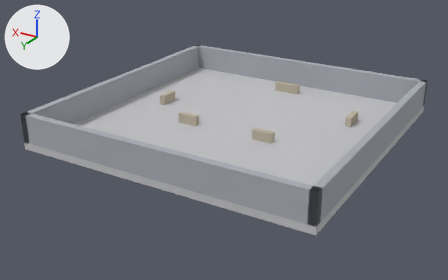
The glTF model searchlight/assets/arena.glb: old version first, new version second.
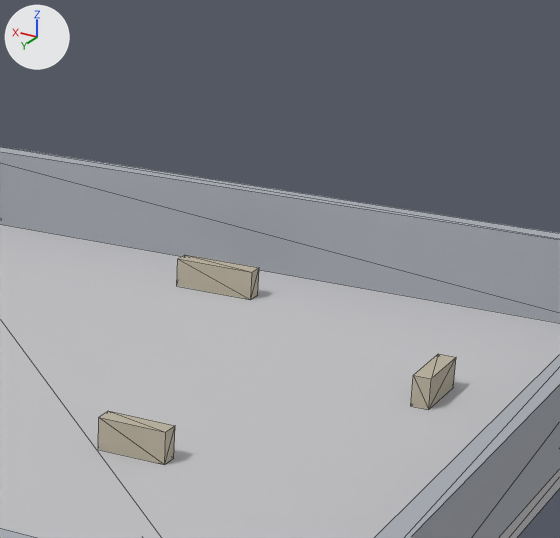
There are two pictures of each version: one whole from a 50 mm camera at (-41.0, 72.6, 33.0) aimed at (1.1, 2.4, -2.1), one close up on the part from 50% to 87% of the width and 2% to 59% of the height. Every picture has the same lights, and +X, +Y and +Z are marked at upper left. The first two pictures are the older version. The close-ups show mesh edges as thin lines.

Objects in the first close-up: 'crate_01_node', 'crate_04_node', 'crate_05_node', 'floor_node', 'wall_north_node', 'wall_west_node' and 1 more.
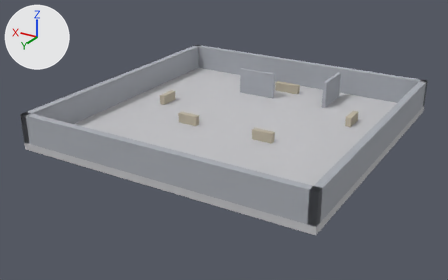
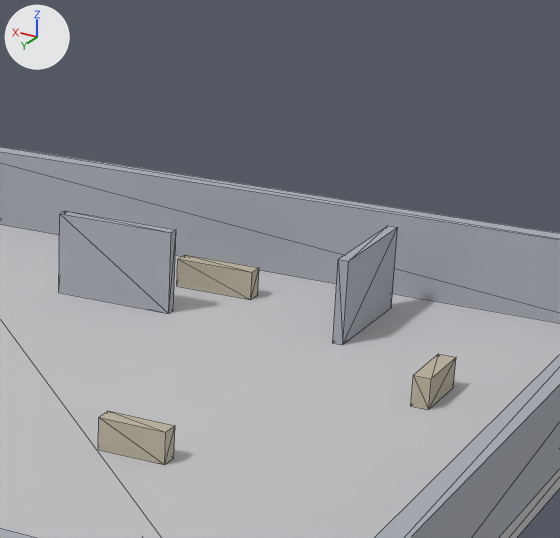
Location of each change, [x1, y1, x2, y2] in pixels of the close-ups (560 x 538 px):
```json
{"object": "screen_01_node", "change": "added", "after": [59, 211, 176, 314]}
{"object": "screen_02_node", "change": "added", "after": [333, 226, 398, 345]}
```

The change, as JSON lines over the scene's bpy script:
```json
{"op": "add", "block": "me_screen_02", "code": ["me_screen_02 = bpy.data.meshes.new('screen_02')", "me_screen_02.from_pydata(...)  # a box spanning x -8.25..-7.75, y -18.0..-12.0, z 0.0..4.0", "me_screen_02.materials.append(mat_wall)  # grey #aaadb5"]}
{"op": "add", "block": "me_screen_01", "code": ["me_screen_01 = bpy.data.meshes.new('screen_01')", "me_screen_01.from_pydata(...)  # a box spanning x 0.5..6.5, y -12.25..-11.75, z 0.0..4.0", "me_screen_01.materials.append(mat_wall)  # grey #aaadb5"]}
{"op": "add", "block": "ob_screen_02_node", "code": ["ob_screen_02_node = bpy.data.objects.new('screen_02_node', me_screen_02)", "ob_screen_02_node.location = (0.0, 0.0, 0.0)"]}
{"op": "add", "block": "ob_screen_01_node", "code": ["ob_screen_01_node = bpy.data.objects.new('screen_01_node', me_screen_01)", "ob_screen_01_node.location = (0.0, 0.0, 0.0)"]}
```
